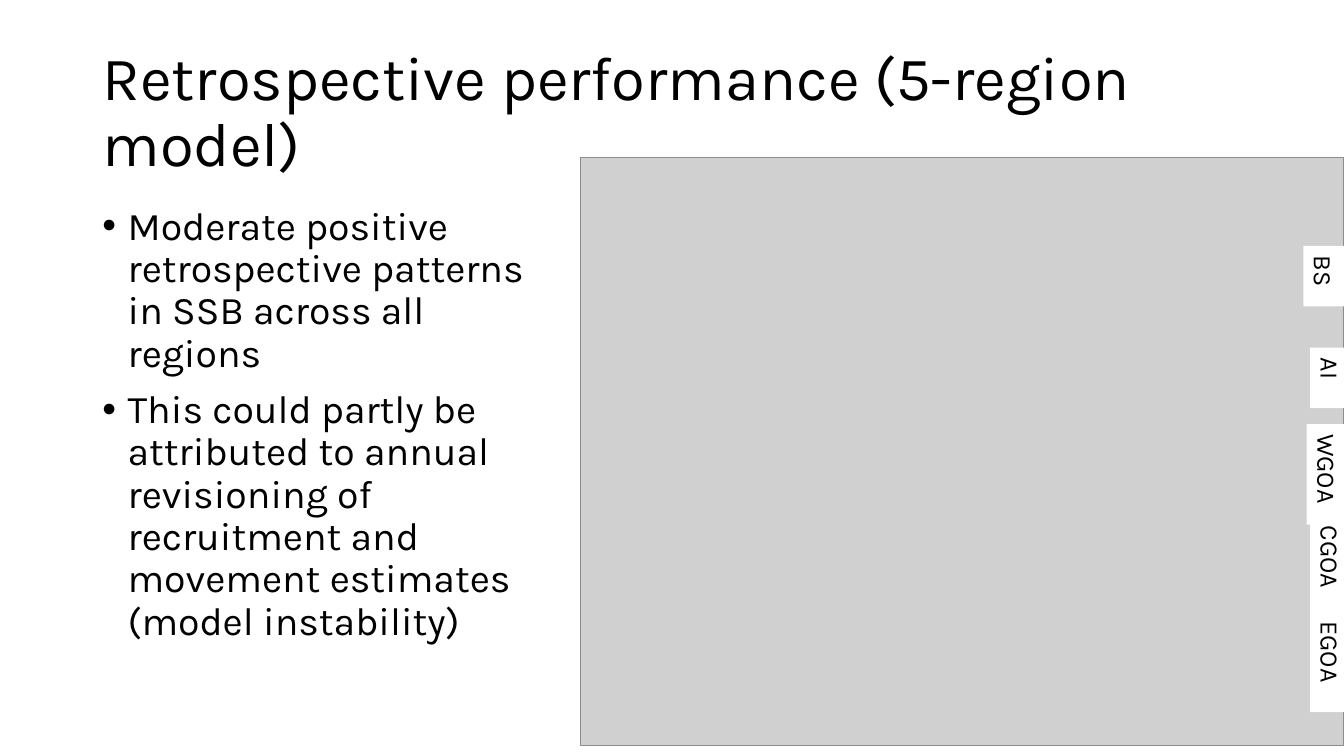
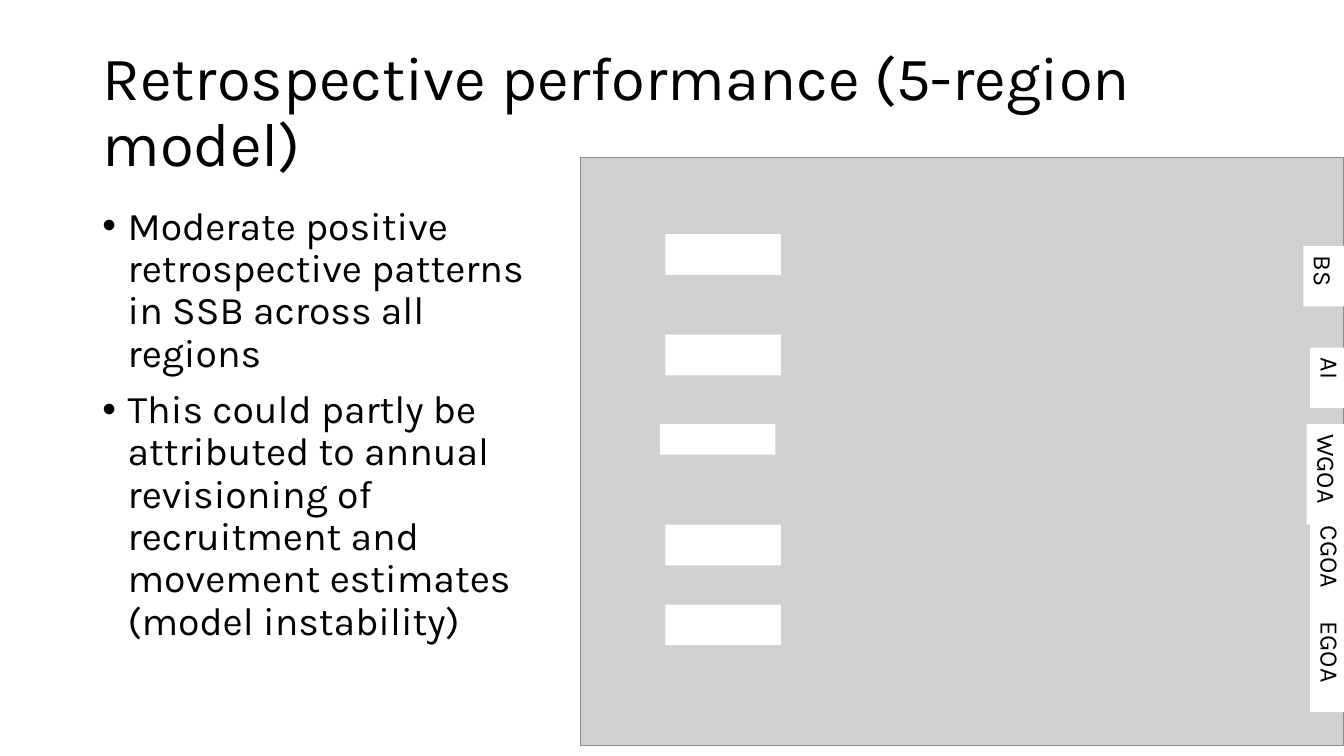
Before and after one commit to dgoethel-noaa/2026_Sablefish_CIE, a slide deck: slide 17 of Presentations/10. spatial_stock_assessment.pptx (slide 20 before the commit). Drawn at 1344x756 pixels with LibreOffice and Linux fonts; fonts in the diff are those of the drawing; grey boxes stand for pictures. Boxes give left, top, right and bottom in pixels: in the first picture for what was removed or moved away, otherwise in the second. Text is boxed around its words. In the diff, an @@ line names an element or a change of style, - is before the commit and + after.

```diff
--- a/Presentations/10. spatial_stock_assessment.pptx
+++ b/Presentations/10. spatial_stock_assessment.pptx
@@ rectangle added at (665, 234, 781, 274), fill #FFFFFF @@
@@ rectangle added at (665, 335, 781, 375), fill #FFFFFF @@
@@ rectangle added at (660, 424, 776, 455), fill #FFFFFF @@
@@ rectangle added at (665, 524, 781, 565), fill #FFFFFF @@
@@ rectangle added at (665, 605, 781, 645), fill #FFFFFF @@
```
Also in this commit, not shown: 8 other slides changed, 3 slides added, 8 other files.
